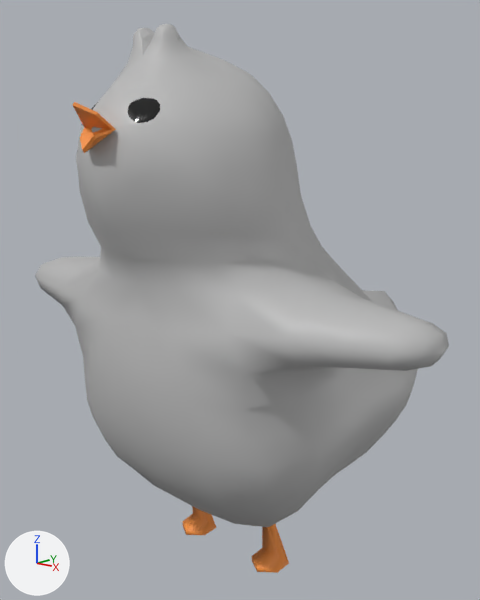
A saved change to the Blender file SMALL BIRD2.blend.
Before and after are seen from a 50 mm lens placed at (4.55, -4.38, 4.15), pointed at (-0.36, 1.33, 2.44). Arrows for +X, +Y and +Z are at lower left; the lights stay in place.
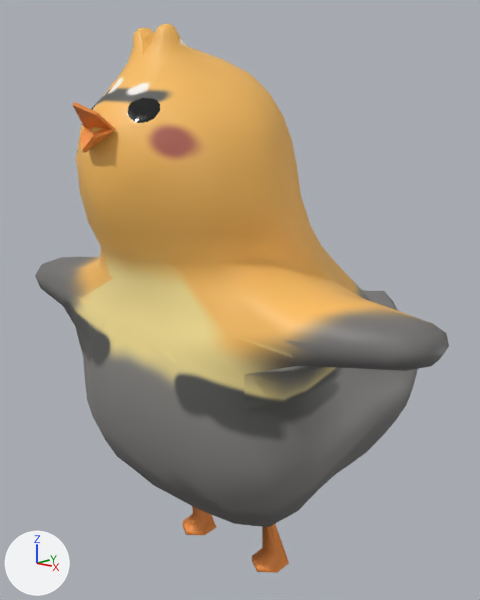
Commit message: log n bird2

Edits to the scene script, one JSON object a line:
```json
{"op": "add", "block": "img_untitled", "code": ["img_untitled = load_image('Untitled', '_unpacked/Untitled', 1024, 1024, 'sRGB')"]}
{"block": "mat_material_001", "where": "n1 = _N.new('ShaderNodeBsdfPrincipled'); n1.name = 'Principled BSDF'"}
{"op": "remove", "block": "mat_material_001", "code": "n1.inputs[0].default_value = (0.5, 0.5, 0.5, 1.0)  # 'Base Color', grey #bcbcbc"}
{"op": "add", "block": "mat_material_001", "code": "n2 = _N.new('ShaderNodeTexImage'); n2.name = 'Image Texture'"}
{"op": "add", "block": "mat_material_001", "code": "n2.image = img_untitled"}
{"op": "add", "block": "mat_material_001", "code": "n3 = _N.new('ShaderNodeMapping'); n3.name = 'Mapping'"}
{"op": "add", "block": "mat_material_001", "code": "n4 = _N.new('ShaderNodeTexCoord'); n4.name = 'Texture Coordinate'"}
{"op": "add", "block": "mat_material_001", "code": "_L.new(n2.outputs[0], n1.inputs[0])  # 'Color' to 'Base Color'"}
{"op": "add", "block": "mat_material_001", "code": "_L.new(n3.outputs[0], n2.inputs[0])  # 'Vector' to 'Vector'"}
{"op": "add", "block": "mat_material_001", "code": "_L.new(n4.outputs[2], n3.inputs[0])  # 'UV' to 'Vector'"}
```

What differs and where, as boxes [x1, y1, x2, y2] in the pictures (480 x 600 px):
```json
{"object": "Cube", "change": "surface changed", "before": [35, 24, 449, 527], "after": [35, 24, 449, 527]}
```
